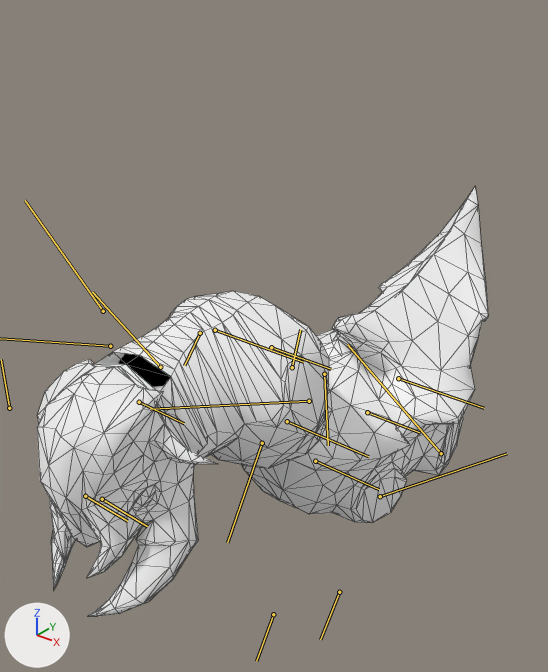
The glTF model assets/heroes/weaver/models/hero.glb, before and after one commit.
One viewpoint serves both versions: a camera (50 mm lens) standing at (2.61, -3.85, 3.73) and looking at (-0.37, -0.12, 1.42). Lighting does not change. The marker at lower left points along +X, +Y and +Z. The first picture is the older version. The bones that change, and the others that lie on the model, are drawn over the model as lines. Mesh edges are drawn as thin lines.

Names of what the first picture shows: 'weaver.001'.
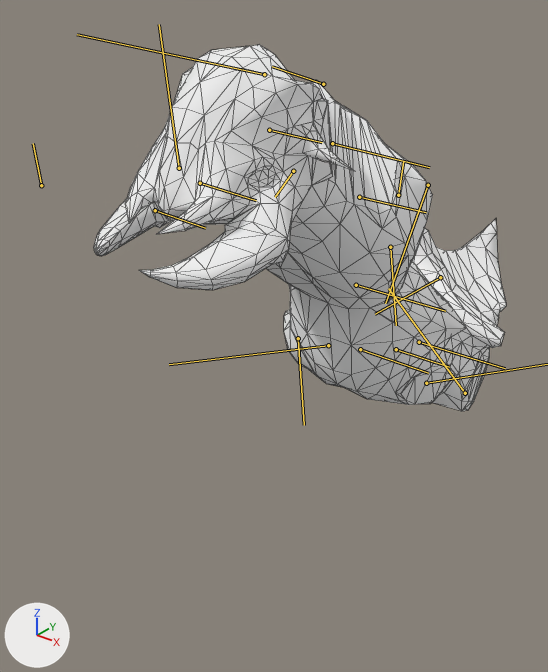
The newer file adds an action. The first version stands in its rest pose; the second is drawn at frame 12 of the action 'teleport_stalkers_exoskeleton_anim'.

Edits to the scene script, one JSON object a line:
```json
{"block": "bone_root_0", "where": "bone_root_0 = bpy.data.objects['weaver'].pose.bones['Root_0']"}
{"op": "set", "path": "bone_root_0.location", "old": "(0.0, 0.0, 0.0)", "new": "(-0.43, -0.03, 0.38)"}
{"op": "set", "path": "bone_root_0.rotation_quaternion", "old": "(1.0, 0.0, 0.0, 0.0)", "new": "(-0.968, 0.014, 0.248, -0.037)", "note": "degrees (0, 0, 0) -> degrees (-3, -29, 5)"}
{"block": "bone_thigh_a_r", "where": "bone_thigh_a_r = bpy.data.objects['weaver'].pose.bones['thigh_A_R']  # child of 'Root_0'"}
{"op": "set", "path": "bone_thigh_a_r.rotation_quaternion", "old": "(1.0, 0.0, 0.0, 0.0)", "new": "(0.975, 0.13, -0.161, -0.082)", "note": "degrees (0, 0, 0) -> degrees (17, -17, -12)"}
{"block": "bone_thigh_a_l", "where": "bone_thigh_a_l = bpy.data.objects['weaver'].pose.bones['thigh_A_L']  # child of 'Root_0'"}
{"op": "set", "path": "bone_thigh_a_l.rotation_quaternion", "old": "(1.0, 0.0, 0.0, 0.0)", "new": "(0.967, 0.032, -0.213, -0.135)", "note": "degrees (0, 0, 0) -> degrees (8, -24, -17)"}
{"block": "bone_spine_0", "where": "bone_spine_0 = bpy.data.objects['weaver'].pose.bones['Spine_0']  # child of 'Root_0'"}
{"op": "set", "path": "bone_spine_0.rotation_quaternion", "old": "(1.0, 0.0, 0.0, 0.0)", "new": "(0.994, 0.012, 0.107, 0.01)", "note": "degrees (0, 0, 0) -> degrees (2, 12, 1)"}
{"block": "bone_thigh_r", "where": "bone_thigh_r = bpy.data.objects['weaver'].pose.bones['thigh_R']  # child of 'Spine_0'"}
{"op": "set", "path": "bone_thigh_r.rotation_quaternion", "old": "(1.0, 0.0, 0.0, 0.0)", "new": "(-0.904, -0.082, -0.406, 0.104)", "note": "degrees (0, 0, 0) -> degrees (6, 49, -11)"}
{"block": "bone_spine_1", "where": "bone_spine_1 = bpy.data.objects['weaver'].pose.bones['Spine_1']  # child of 'Spine_0'"}
{"op": "set", "path": "bone_spine_1.rotation_quaternion", "old": "(1.0, 0.0, 0.0, 0.0)", "new": "(0.997, 0.0, 0.082, 0.0)", "note": "degrees (0, 0, 0) -> degrees (0, 9, 0)"}
{"block": "bone_spine_2", "where": "bone_spine_2 = bpy.data.objects['weaver'].pose.bones['Spine_2']  # child of 'Spine_1'"}
{"op": "set", "path": "bone_spine_2.rotation_quaternion", "old": "(1.0, 0.0, 0.0, 0.0)", "new": "(0.999, 0.0, -0.051, 0.0)", "note": "degrees (0, 0, 0) -> degrees (0, -6, 0)"}
{"block": "bone_elbow_r", "where": "bone_elbow_r = bpy.data.objects['weaver'].pose.bones['elbow_R']  # child of 'bicep_R'"}
{"op": "set", "path": "bone_elbow_r.rotation_quaternion", "old": "(1.0, 0.0, 0.0, 0.0)", "new": "(0.959, 0.0, -0.283, 0.0)", "note": "degrees (0, 0, 0) -> degrees (0, -33, 0)"}
{"block": "bone_wrist_r", "where": "bone_wrist_r = bpy.data.objects['weaver'].pose.bones['wrist_R']  # child of 'elbow_R'"}
{"op": "set", "path": "bone_wrist_r.rotation_quaternion", "old": "(1.0, 0.0, 0.0, 0.0)", "new": "(0.934, -0.282, 0.022, 0.219)", "note": "degrees (0, 0, 0) -> degrees (-32, 9, 24)"}
{"block": "bone_spine_3", "where": "bone_spine_3 = bpy.data.objects['weaver'].pose.bones['Spine_3']  # child of 'Spine_2'"}
{"op": "set", "path": "bone_spine_3.rotation_quaternion", "old": "(1.0, 0.0, 0.0, 0.0)", "new": "(0.982, -0.01, -0.182, -0.041)", "note": "degrees (0, 0, 0) -> degrees (0, -21, -5)"}
{"block": "bone_head_0", "where": "bone_head_0 = bpy.data.objects['weaver'].pose.bones['Head_0']  # child of 'Spine_3'"}
{"op": "set", "path": "bone_head_0.rotation_quaternion", "old": "(1.0, 0.0, 0.0, 0.0)", "new": "(1.0, 0.006, -0.021, -0.003)", "note": "degrees (0, 0, 0) -> degrees (1, -2, 0)"}
{"block": "bone_lant1_0", "where": "bone_lant1_0 = bpy.data.objects['weaver'].pose.bones['lant1_0']  # child of 'Head_0'"}
{"op": "set", "path": "bone_lant1_0.rotation_quaternion", "old": "(1.0, 0.0, 0.0, 0.0)", "new": "(0.943, 0.005, -0.287, -0.166)", "note": "degrees (0, 0, 0) -> degrees (7, -33, -22)"}
{"block": "bone_rant2_0", "where": "bone_rant2_0 = bpy.data.objects['weaver'].pose.bones['rant2_0']  # child of 'Head_0'"}
{"op": "set", "path": "bone_rant2_0.rotation_quaternion", "old": "(1.0, 0.0, 0.0, 0.0)", "new": "(-0.987, -0.013, 0.116, -0.106)", "note": "degrees (0, 0, 0) -> degrees (0, -13, 12)"}
{"block": "bone_clavicle_l", "where": "bone_clavicle_l = bpy.data.objects['weaver'].pose.bones['clavicle_L']  # child of 'Spine_2'"}
{"op": "set", "path": "bone_clavicle_l.rotation_quaternion", "old": "(1.0, 0.0, 0.0, 0.0)", "new": "(0.969, 0.045, -0.236, 0.054)", "note": "degrees (0, 0, 0) -> degrees (4, -28, 5)"}
{"block": "bone_bicep_l", "where": "bone_bicep_l = bpy.data.objects['weaver'].pose.bones['bicep_L']  # child of 'clavicle_L'"}
{"op": "set", "path": "bone_bicep_l.rotation_quaternion", "old": "(1.0, 0.0, 0.0, 0.0)", "new": "(-0.959, 0.224, -0.005, -0.172)", "note": "degrees (0, 0, 0) -> degrees (-25, 5, 19)"}
{"block": "bone_wrist_l", "where": "bone_wrist_l = bpy.data.objects['weaver'].pose.bones['wrist_L']  # child of 'elbow_L'"}
{"op": "set", "path": "bone_wrist_l.rotation_quaternion", "old": "(1.0, 0.0, 0.0, 0.0)", "new": "(0.951, -0.195, -0.2, -0.13)", "note": "degrees (0, 0, 0) -> degrees (-21, -26, -11)"}
{"block": "bone_thumb_0_l", "where": "bone_thumb_0_l = bpy.data.objects['weaver'].pose.bones['Thumb_0_L']  # child of 'wrist_L'"}
{"op": "set", "path": "bone_thumb_0_l.rotation_quaternion", "old": "(1.0, 0.0, 0.0, 0.0)", "new": "(0.836, 0.534, -0.033, 0.119)", "note": "degrees (0, 0, 0) -> degrees (64, -11, 10)"}
{"block": "bone_thigh_l", "where": "bone_thigh_l = bpy.data.objects['weaver'].pose.bones['thigh_L']  # child of 'Spine_0'"}
{"op": "set", "path": "bone_thigh_l.rotation_quaternion", "old": "(1.0, 0.0, 0.0, 0.0)", "new": "(0.91, 0.044, 0.345, -0.228)", "note": "degrees (0, 0, 0) -> degrees (-6, 40, -30)"}
{"block": "bone_arbitrarychain0_0", "where": "bone_arbitrarychain0_0 = bpy.data.objects['weaver'].pose.bones['ArbitraryChain0_0']  # child of 'Root_0'"}
{"op": "set", "path": "bone_arbitrarychain0_0.rotation_quaternion", "old": "(1.0, 0.0, 0.0, 0.0)", "new": "(-1.0, 0.0, 0.0, 0.013)", "note": "degrees (0, 0, 0) -> degrees (0, 0, -2)"}
```

Boxes [x1, y1, x2, y2] around the edits, measured in the pictures (548 x 672 px):
```json
{"object": "weaver.001", "change": "posed", "before": [37, 187, 488, 616], "after": [94, 44, 506, 411], "on screen": "9% narrower, 14% shorter"}
{"bone": "Root_0", "before": "(367, 412) to (419, 432)", "after": "(396, 349) to (449, 367)"}
{"bone": "thigh_A_R", "before": "(309, 401) to (150, 409)", "after": "(328, 345) to (169, 364)"}
{"bone": "thigh_A_L", "before": "(441, 453) to (347, 344)", "after": "(465, 393) to (388, 288)"}
{"bone": "Spine_0", "before": "(315, 461) to (379, 489)", "after": "(360, 349) to (428, 373)"}
{"bone": "thigh_R", "before": "(262, 443) to (227, 542)", "after": "(298, 338) to (304, 425)"}
{"bone": "Spine_1", "before": "(287, 421) to (368, 456)", "after": "(356, 285) to (445, 311)"}
{"bone": "Spine_2", "before": "(271, 347) to (331, 369)", "after": "(359, 197) to (426, 212)"}
{"bone": "elbow_R", "before": "(103, 311) to (25, 200)", "after": "(179, 168) to (159, 24)"}
{"bone": "wrist_R", "before": "(9, 408) to (1, 359)", "after": "(41, 185) to (33, 143)"}
{"bone": "Spine_3", "before": "(215, 330) to (303, 362)", "after": "(332, 143) to (429, 167)"}
{"bone": "Head_0", "before": "(139, 402) to (184, 423)", "after": "(269, 130) to (322, 142)"}
{"bone": "lant1_0", "before": "(160, 367) to (92, 292)", "after": "(323, 84) to (272, 66)"}
{"bone": "clavicle_L", "before": "(292, 367) to (300, 329)", "after": "(398, 195) to (403, 161)"}
{"bone": "bicep_L", "before": "(324, 374) to (328, 445)", "after": "(428, 185) to (385, 303)"}
{"bone": "wrist_L", "before": "(339, 592) to (320, 639)", "after": "(440, 277) to (375, 314)"}
{"bone": "Thumb_0_L", "before": "(273, 614) to (256, 661)", "after": "(390, 247) to (396, 325)"}
{"bone": "ArbitraryChain0_0", "before": "(398, 378) to (484, 408)", "after": "(419, 342) to (505, 368)"}
```
